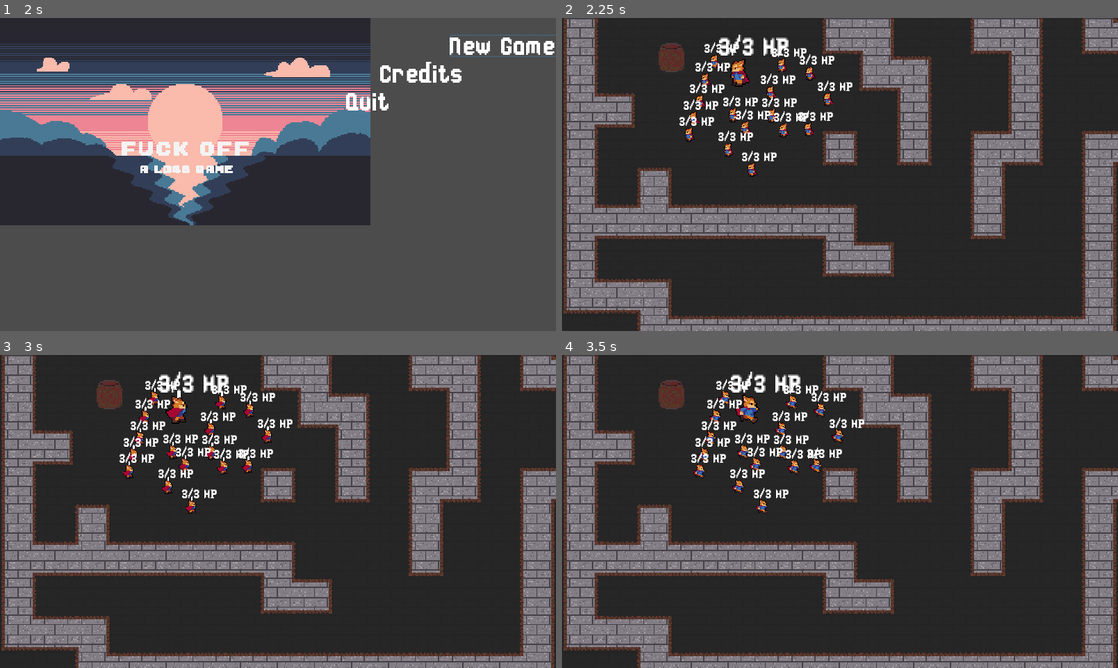
Above: before the commit, frames 1-4 (two rows, left to right).
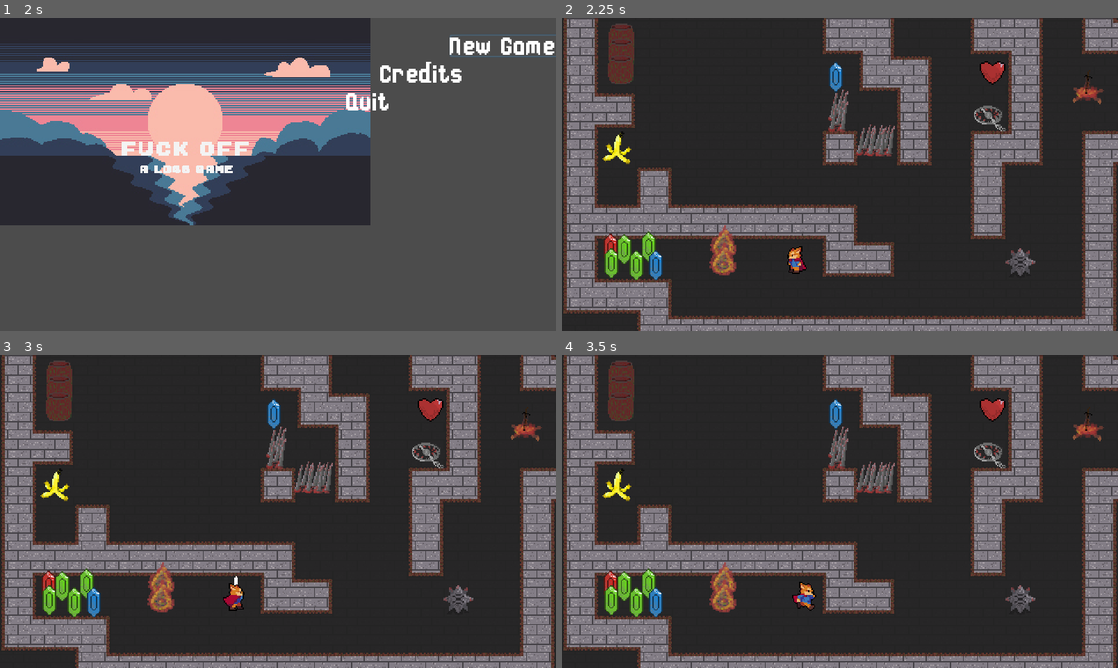
Above: after the commit, the same moments.

Repository: creyD/ludum_dare_46
Game: Godot game, scene res://Menus/TitleScreen/TitleScreen.tscn
Same seed, same stepped clock (60 frames per second), same inputs: the game is played once before the commit and once after it.
Inputs (mouse positions are in pixels of both pictures, inside the frame that each line leads up to):
- Up to frame 1 (2 s): move the mouse to (400, 158) at 0.52 s; hold D (right) 0.53-1.28 s; click (400, 158) at 0.6 s; move the mouse to (166, 190) at 1.27 s; hold S (down) from 1.28 s (still down); tap Space (roll) at 1.35 s
- Up to frame 2 (2.25 s): release S (down) at 2 s; click "New Game" at 2 s
- Up to frame 3 (3 s): tap Enter at 2.75 s; move the mouse to (333, 442) at 2.77 s; hold D (right) from 2.78 s (still down); click (333, 442) at 2.85 s
- Up to frame 4 (3.5 s): keep holding D (right)

Frame 1 is identical in both runs. In frame 2, 8.0% of the frame differs, in the area x 7-98%, y 1-84%; in frame 3, 8.1%; in frame 4, 8.0%.

Commit message:
Merge branch 'devMechanics' into devPlayerStats

Diff:
--- /dev/null
+++ b/src/Bannana.gd
@@ -0,0 +1,5 @@
+extends Node2D
+
+
+func _on_Hurtbox_area_entered(area):
+	queue_free()
--- /dev/null
+++ b/src/Objects/Banana/Banana.tscn
@@ -0,0 +1,29 @@
+[gd_scene load_steps=5 format=2]
+
+[ext_resource path="res://HurtHit_Box/Hurtbox.tscn" type="PackedScene" id=1]
+[ext_resource path="res://Bannana.gd" type="Script" id=2]
+[ext_resource path="res://testSprites/bannane.png" type="Texture" id=3]
+
+[sub_resource type="CapsuleShape2D" id=1]
+radius = 7.54726
+height = 12.1493
+
+[node name="Banana" type="Node2D"]
+script = ExtResource( 2 )
+
+[node name="Sprite" type="Sprite" parent="."]
+position = Vector2( 1.54256, -4.73786 )
+texture = ExtResource( 3 )
+
+[node name="Hurtbox" parent="." instance=ExtResource( 1 )]
+position = Vector2( 1.54256, -4.73786 )
+collision_layer = 32
+collision_mask = 0
+
+[node name="CollisionShape2D" parent="Hurtbox" index="0"]
+position = Vector2( -1.65275, 4.84804 )
+rotation = 1.5708
+shape = SubResource( 1 )
+[connection signal="area_entered" from="Hurtbox" to="." method="_on_Hurtbox_area_entered"]
+
+[editable path="Hurtbox"]
--- /dev/null
+++ b/src/Objects/Bonfire/Bonfire.tscn
@@ -0,0 +1,38 @@
+[gd_scene load_steps=6 format=2]
+
+[ext_resource path="res://HurtHit_Box/Hurtbox.tscn" type="PackedScene" id=1]
+[ext_resource path="res://Bannana.gd" type="Script" id=2]
+[ext_resource path="res://testSprites/Bonfire.png" type="Texture" id=3]
+
+[sub_resource type="CapsuleShape2D" id=1]
+radius = 7.76762
+height = 11.2678
+
+[sub_resource type="CapsuleShape2D" id=2]
+radius = 7.10652
+height = 9.88821
+
+[node name="Bonfire" type="StaticBody2D"]
+script = ExtResource( 2 )
+
+[node name="Sprite" type="Sprite" parent="."]
+position = Vector2( 0.22036, -4.18694 )
+texture = ExtResource( 3 )
+
+[node name="Hurtbox" parent="." instance=ExtResource( 1 )]
+position = Vector2( 1.54256, -4.73786 )
+collision_layer = 8
+collision_mask = 0
+
+[node name="CollisionShape2D" parent="Hurtbox" index="0"]
+position = Vector2( -1.54256, 4.73785 )
+rotation = 1.5708
+shape = SubResource( 1 )
+
+[node name="Body" type="CollisionShape2D" parent="."]
+position = Vector2( -3.8147e-06, 0.110184 )
+rotation = 1.5708
+shape = SubResource( 2 )
+[connection signal="area_entered" from="Hurtbox" to="." method="_on_Hurtbox_area_entered"]
+
+[editable path="Hurtbox"]
--- /dev/null
+++ b/src/Objects/Heart/Heart.tscn
@@ -0,0 +1,29 @@
+[gd_scene load_steps=5 format=2]
+
+[ext_resource path="res://HurtHit_Box/Hurtbox.tscn" type="PackedScene" id=1]
+[ext_resource path="res://Bannana.gd" type="Script" id=2]
+[ext_resource path="res://testSprites/Herz.png" type="Texture" id=3]
+
+[sub_resource type="CapsuleShape2D" id=1]
+radius = 7.43707
+height = 2.89399
+
+[node name="Heart" type="Node2D"]
+script = ExtResource( 2 )
+
+[node name="Sprite" type="Sprite" parent="."]
+position = Vector2( 0.22036, -4.18694 )
+texture = ExtResource( 3 )
+
+[node name="Hurtbox" parent="." instance=ExtResource( 1 )]
+position = Vector2( 1.54256, -4.73786 )
+collision_layer = 32
+collision_mask = 0
+
+[node name="CollisionShape2D" parent="Hurtbox" index="0"]
+position = Vector2( -1.54256, 4.73785 )
+rotation = 1.5708
+shape = SubResource( 1 )
+[connection signal="area_entered" from="Hurtbox" to="." method="_on_Hurtbox_area_entered"]
+
+[editable path="Hurtbox"]
--- /dev/null
+++ b/src/Objects/Rubies/Blue.tscn
@@ -0,0 +1,29 @@
+[gd_scene load_steps=5 format=2]
+
+[ext_resource path="res://HurtHit_Box/Hurtbox.tscn" type="PackedScene" id=1]
+[ext_resource path="res://Bannana.gd" type="Script" id=2]
+[ext_resource path="res://testSprites/blue_Rubi.png" type="Texture" id=3]
+
+[sub_resource type="CapsuleShape2D" id=1]
+radius = 7.43707
+height = 2.89399
+
+[node name="Blue" type="Node2D"]
+script = ExtResource( 2 )
+
+[node name="Sprite" type="Sprite" parent="."]
+position = Vector2( 0.22036, -4.18694 )
+texture = ExtResource( 3 )
+
+[node name="Hurtbox" parent="." instance=ExtResource( 1 )]
+position = Vector2( 1.54256, -4.73786 )
+collision_layer = 32
+collision_mask = 0
+
+[node name="CollisionShape2D" parent="Hurtbox" index="0"]
+position = Vector2( -1.54256, 4.73785 )
+rotation = 1.5708
+shape = SubResource( 1 )
+[connection signal="area_entered" from="Hurtbox" to="." method="_on_Hurtbox_area_entered"]
+
+[editable path="Hurtbox"]
--- /dev/null
+++ b/src/Objects/Rubies/Green.tscn
@@ -0,0 +1,29 @@
+[gd_scene load_steps=5 format=2]
+
+[ext_resource path="res://HurtHit_Box/Hurtbox.tscn" type="PackedScene" id=1]
+[ext_resource path="res://Bannana.gd" type="Script" id=2]
+[ext_resource path="res://testSprites/green_Rubi.png" type="Texture" id=3]
+
+[sub_resource type="CapsuleShape2D" id=1]
+radius = 7.43707
+height = 2.89399
+
+[node name="Green" type="Node2D"]
+script = ExtResource( 2 )
+
+[node name="Sprite" type="Sprite" parent="."]
+position = Vector2( 0.22036, -4.18694 )
+texture = ExtResource( 3 )
+
+[node name="Hurtbox" parent="." instance=ExtResource( 1 )]
+position = Vector2( 1.54256, -4.73786 )
+collision_layer = 32
+collision_mask = 0
+
+[node name="CollisionShape2D" parent="Hurtbox" index="0"]
+position = Vector2( -1.54256, 4.73785 )
+rotation = 1.5708
+shape = SubResource( 1 )
+[connection signal="area_entered" from="Hurtbox" to="." method="_on_Hurtbox_area_entered"]
+
+[editable path="Hurtbox"]
--- /dev/null
+++ b/src/Objects/Rubies/Red.tscn
@@ -0,0 +1,29 @@
+[gd_scene load_steps=5 format=2]
+
+[ext_resource path="res://HurtHit_Box/Hurtbox.tscn" type="PackedScene" id=1]
+[ext_resource path="res://Bannana.gd" type="Script" id=2]
+[ext_resource path="res://testSprites/red_Rubi.png" type="Texture" id=3]
+
+[sub_resource type="CapsuleShape2D" id=1]
+radius = 7.43707
+height = 2.89399
+
+[node name="Red" type="Node2D"]
+script = ExtResource( 2 )
+
+[node name="Sprite" type="Sprite" parent="."]
+position = Vector2( 0.22036, -4.18694 )
+texture = ExtResource( 3 )
+
+[node name="Hurtbox" parent="." instance=ExtResource( 1 )]
+position = Vector2( 1.54256, -4.73786 )
+collision_layer = 32
+collision_mask = 0
+
+[node name="CollisionShape2D" parent="Hurtbox" index="0"]
+position = Vector2( -1.54256, 4.73785 )
+rotation = 1.5708
+shape = SubResource( 1 )
+[connection signal="area_entered" from="Hurtbox" to="." method="_on_Hurtbox_area_entered"]
+
+[editable path="Hurtbox"]
--- /dev/null
+++ b/src/Objects/Traps/Flame.tscn
@@ -0,0 +1,24 @@
+[gd_scene load_steps=5 format=2]
+
+[ext_resource path="res://HurtHit_Box/Hitbox.tscn" type="PackedScene" id=1]
+[ext_resource path="res://Bannana.gd" type="Script" id=2]
+[ext_resource path="res://testSprites/flame.png" type="Texture" id=3]
+
+[sub_resource type="CapsuleShape2D" id=1]
+height = 6.36237
+
+[node name="Flame" type="Node2D"]
+script = ExtResource( 2 )
+
+[node name="Sprite" type="Sprite" parent="."]
+position = Vector2( 0.44072, -6.06005 )
+texture = ExtResource( 3 )
+
+[node name="Hitbox" parent="." instance=ExtResource( 1 )]
+collision_layer = 16
+
+[node name="CollisionShape2D" parent="Hitbox" index="0"]
+rotation = 1.5708
+shape = SubResource( 1 )
+
+[editable path="Hitbox"]
--- /dev/null
+++ b/src/Objects/Traps/Spike.tscn
@@ -0,0 +1,24 @@
+[gd_scene load_steps=5 format=2]
+
+[ext_resource path="res://HurtHit_Box/Hitbox.tscn" type="PackedScene" id=1]
+[ext_resource path="res://Bannana.gd" type="Script" id=2]
+[ext_resource path="res://testSprites/Spike.png" type="Texture" id=3]
+
+[sub_resource type="CapsuleShape2D" id=1]
+height = 6.36237
+
+[node name="Spike" type="Node2D"]
+script = ExtResource( 2 )
+
+[node name="Sprite" type="Sprite" parent="."]
+position = Vector2( 0.220352, -3.63603 )
+texture = ExtResource( 3 )
+
+[node name="Hitbox" parent="." instance=ExtResource( 1 )]
+collision_layer = 16
+
+[node name="CollisionShape2D" parent="Hitbox" index="0"]
+rotation = 1.5708
+shape = SubResource( 1 )
+
+[editable path="Hitbox"]
--- /dev/null
+++ b/src/Objects/Traps/Sting.tscn
@@ -0,0 +1,26 @@
+[gd_scene load_steps=5 format=2]
+
+[ext_resource path="res://HurtHit_Box/Hitbox.tscn" type="PackedScene" id=1]
+[ext_resource path="res://Bannana.gd" type="Script" id=2]
+[ext_resource path="res://testSprites/Sting.png" type="Texture" id=3]
+
+[sub_resource type="CapsuleShape2D" id=1]
+radius = 6.77597
+height = 6.36237
+
+[node name="Sting" type="Node2D"]
+script = ExtResource( 2 )
+
+[node name="Sprite" type="Sprite" parent="."]
+position = Vector2( 0.44072, -9.03499 )
+texture = ExtResource( 3 )
+
+[node name="Hitbox" parent="." instance=ExtResource( 1 )]
+collision_layer = 16
+
+[node name="CollisionShape2D" parent="Hitbox" index="0"]
+position = Vector2( -0.771278, -0.110184 )
+rotation = 1.5708
+shape = SubResource( 1 )
+
+[editable path="Hitbox"]
--- /dev/null
+++ b/src/Objects/Traps/bear.tscn
@@ -0,0 +1,24 @@
+[gd_scene load_steps=5 format=2]
+
+[ext_resource path="res://HurtHit_Box/Hitbox.tscn" type="PackedScene" id=1]
+[ext_resource path="res://Bannana.gd" type="Script" id=2]
+[ext_resource path="res://testSprites/falle.png" type="Texture" id=3]
+
+[sub_resource type="CapsuleShape2D" id=1]
+height = 6.36237
+
+[node name="Bear_trap" type="Node2D"]
+script = ExtResource( 2 )
+
+[node name="Sprite" type="Sprite" parent="."]
+position = Vector2( -7.62939e-06, 0 )
+texture = ExtResource( 3 )
+
+[node name="Hitbox" parent="." instance=ExtResource( 1 )]
+collision_layer = 16
+
+[node name="CollisionShape2D" parent="Hitbox" index="0"]
+rotation = 1.5708
+shape = SubResource( 1 )
+
+[editable path="Hitbox"]
--- a/src/Player/Player.gd
+++ b/src/Player/Player.gd
@@ -11,7 +11,7 @@
 export(int, 0, 500) var FRICTION := 200 # Speed at which the player deaccelarates
 export(int, 0, 500) var ACCELERATION := 450
 # Reference for the current player
-onready var debug_label := $DebugLabel
+
 onready var player_stats := $Stats
 onready var animation_player := $AnimationPlayer
 onready var animation_tree := $AnimationTree
@@ -25,12 +25,9 @@
 
 var movementState = moveState.MOVE
 
-func _debug_update():
-	debug_label.text = str(player_stats.health) + "/" + str(player_stats.max_health) + " HP"
 
 
 func _physics_process(delta):
-	_debug_update()
 	match movementState:
 		moveState.MOVE:
 			movement_move(delta)
@@ -91,3 +88,7 @@
 
 func _on_Hurtbox_area_entered(area):
 	queue_free()
+
+
+func _on_Hitbox_area_entered(area):
+	pass
--- a/src/Player/Player.tscn
+++ b/src/Player/Player.tscn
@@ -1,11 +1,10 @@
-[gd_scene load_steps=55 format=2]
+[gd_scene load_steps=54 format=2]
 
 [ext_resource path="res://Player/Player.gd" type="Script" id=1]
 [ext_resource path="res://Player/Player.png" type="Texture" id=2]
 [ext_resource path="res://HurtHit_Box/Hurtbox.tscn" type="PackedScene" id=3]
 [ext_resource path="res://HurtHit_Box/Hitbox.tscn" type="PackedScene" id=4]
 [ext_resource path="res://Overlap/Stats.tscn" type="PackedScene" id=5]
-[ext_resource path="res://Fonts/Harmonic/Harmonic.ttf" type="DynamicFontData" id=6]
 
 [sub_resource type="CapsuleShape2D" id=1]
 radius = 2.15976
@@ -601,16 +600,16 @@
 [sub_resource type="AnimationNodeStateMachinePlayback" id=45]
 
 [sub_resource type="CapsuleShape2D" id=46]
+radius = 3.36373
+height = 6.59445
+
+[sub_resource type="CapsuleShape2D" id=47]
 radius = 3.40253
-height = 6.72939
-
-[sub_resource type="CapsuleShape2D" id=47]
+height = 0.175497
+
+[sub_resource type="CapsuleShape2D" id=48]
 radius = 4.03497
 height = 6.99104
-
-[sub_resource type="DynamicFont" id=48]
-size = 12
-font_data = ExtResource( 6 )
 
 [node name="Player" type="KinematicBody2D"]
 script = ExtResource( 1 )
@@ -657,13 +656,22 @@
 parameters/roll/blend_position = Vector2( 0.0166494, -0.387619 )
 parameters/run/blend_position = Vector2( 0.0697191, -0.967302 )
 
+[node name="Hitbox" parent="." instance=ExtResource( 4 )]
+position = Vector2( 0, 0.0375252 )
+collision_layer = 0
+collision_mask = 32
+
+[node name="CollisionShape2D" parent="Hitbox" index="0"]
+position = Vector2( 0.420105, -4.84456 )
+shape = SubResource( 46 )
+
 [node name="Hurtbox" parent="." instance=ExtResource( 3 )]
 position = Vector2( 0, 0.0375252 )
 collision_mask = 0
 
 [node name="CollisionShape2D" parent="Hurtbox" index="0"]
-position = Vector2( -0.00503922, -4.92183 )
-shape = SubResource( 46 )
+position = Vector2( 0.0781527, -0.822231 )
+shape = SubResource( 47 )
 
 [node name="Pivot" type="Position2D" parent="."]
 position = Vector2( 0, -4.16248 )
@@ -678,24 +686,15 @@
 
 [node name="CollisionShape2D" parent="Pivot/SwordHitbox" index="0"]
 position = Vector2( 8.43416, 0.0698299 )
-shape = SubResource( 47 )
+shape = SubResource( 48 )
 disabled = true
 
 [node name="Stats" parent="." instance=ExtResource( 5 )]
-max_health = 3
-
-[node name="DebugLabel" type="Label" parent="."]
-margin_left = -8.0
-margin_top = -21.0
-margin_right = 10.0
-margin_bottom = -9.0
-custom_fonts/font = SubResource( 48 )
-text = "BLa"
-__meta__ = {
-"_edit_use_anchors_": false
-}
+[connection signal="area_entered" from="Hitbox" to="." method="_on_Hitbox_area_entered"]
 [connection signal="area_entered" from="Hurtbox" to="." method="_on_Hurtbox_area_entered"]
 
+[editable path="Hitbox"]
+
 [editable path="Hurtbox"]
 
 [editable path="Pivot/SwordHitbox"]
--- a/src/World.tscn
+++ b/src/World.tscn
@@ -1,15 +1,25 @@
-[gd_scene load_steps=6 format=2]
+[gd_scene load_steps=16 format=2]
 
 [ext_resource path="res://Player/Player.tscn" type="PackedScene" id=1]
 [ext_resource path="res://Menus/Startup/Startup.tscn" type="PackedScene" id=2]
 [ext_resource path="res://Maps/Tilesets/Room/tileset_room.tres" type="TileSet" id=3]
 [ext_resource path="res://testSprites/dark.png" type="Texture" id=4]
 [ext_resource path="res://Objects/Barrel/Barrel.tscn" type="PackedScene" id=5]
+[ext_resource path="res://Objects/Banana/Banana.tscn" type="PackedScene" id=6]
+[ext_resource path="res://Objects/Bonfire/Bonfire.tscn" type="PackedScene" id=7]
+[ext_resource path="res://Objects/Traps/Sting.tscn" type="PackedScene" id=8]
+[ext_resource path="res://Objects/Rubies/Blue.tscn" type="PackedScene" id=9]
+[ext_resource path="res://Objects/Traps/bear.tscn" type="PackedScene" id=10]
+[ext_resource path="res://Objects/Heart/Heart.tscn" type="PackedScene" id=11]
+[ext_resource path="res://Objects/Rubies/Red.tscn" type="PackedScene" id=12]
+[ext_resource path="res://Objects/Rubies/Green.tscn" type="PackedScene" id=13]
+[ext_resource path="res://Objects/Traps/Flame.tscn" type="PackedScene" id=14]
+[ext_resource path="res://Objects/Traps/Spike.tscn" type="PackedScene" id=15]
 
 [node name="World" type="Node2D"]
 
 [node name="WallSprite" type="Sprite" parent="."]
-position = Vector2( 98.1828, 136.399 )
+position = Vector2( 101.087, 144.871 )
 texture = ExtResource( 4 )
 region_enabled = true
 region_rect = Rect2( 0, 0, 1280, 720 )
@@ -18,7 +28,7 @@
 tile_set = ExtResource( 3 )
 cell_size = Vector2( 32, 32 )
 format = 1
-tile_data = PoolIntArray( -131063, 47, 0, -131062, 47, 2, -6 …(326 unchanged characters)…  12, 47, 65543, 14, 47, 196612, 15, 47, 7, 65536, 47, 65539, 65544, 47, 196612, 65545, 47, 7, 65548, 47, 65539, 65551, 47, 65539, 131072, 47, 262148, 131073, 47, 196610, 131081, 47, 65539, 131084, 47, 65539, 131087, 47, 65539, 196608, 47, 65539, 196615, 47, 196611, …(769 unchanged characters)…
+tile_data = PoolIntArray( -131063, 47, 0, -131062, 47, 2, -6 …(326 unchanged characters)…  12, 47, 65543, 14, 47, 196612, 15, 47, 196610, 65536, 47, 65539, 65544, 47, 196612, 65545, 47, 7, 65548, 47, 65539, 131072, 47, 262148, 131073, 47, 196610, 131081, 47, 65539, 131084, 47, 65539, 131087, 47, 3, 196608, 47, 65539, 196615, 47, 196611, …(769 unchanged characters)…
 
 [node name="Startup" parent="." instance=ExtResource( 2 )]
 visible = false
@@ -26,73 +36,72 @@
 [node name="YSort" type="YSort" parent="."]
 position = Vector2( 170.007, 112.118 )
 
+[node name="Barrel2" parent="YSort" instance=ExtResource( 5 )]
+position = Vector2( -118.826, -74.2431 )
+
+[node name="Barrel3" parent="YSort" instance=ExtResource( 5 )]
+position = Vector2( -119.425, -59.8735 )
+
 [node name="Barrel" parent="YSort" instance=ExtResource( 5 )]
-position = Vector2( -75.7991, -70.2346 )
+position = Vector2( -118.865, -87.3775 )
 
 [node name="Player" parent="YSort" instance=ExtResource( 1 )]
-position = Vector2( -18.3394, -55.4925 )
+position = Vector2( 30.9156, 105.927 )
 scale = Vector2( 2, 2 )
 
-[node name="Player2" parent="YSort" instance=ExtResource( 1 )]
-position = Vector2( -38.722, -70.0515 )
-ROLL_SPEED = 300
+[node name="Banana" parent="YSort" instance=ExtResource( 6 )]
+position = Vector2( -121.577, 4.57831 )
 
-[node name="Player3" parent="YSort" instance=ExtResource( 1 )]
-position = Vector2( -46.8102, -53.8748 )
-ROLL_SPEED = 300
+[node name="Bonfire" parent="YSort" instance=ExtResource( 7 )]
+position = Vector2( 283.515, -47.7461 )
 
-[node name="Player4" parent="YSort" instance=ExtResource( 1 )]
-position = Vector2( -51.3397, -35.4335 )
-ROLL_SPEED = 300
+[node name="Sting" parent="YSort" instance=ExtResource( 8 )]
+position = Vector2( 68.6066, -28.1109 )
 
-[node name="Player5" parent="YSort" instance=ExtResource( 1 )]
-position = Vector2( -56.8398, -20.8745 )
-ROLL_SPEED = 300
+[node name="Sting2" parent="YSort" instance=ExtResource( 8 )]
+position = Vector2( 68.6066, -18.9158 )
 
-[node name="Player6" parent="YSort" instance=ExtResource( 1 )]
-position = Vector2( -60.7221, -6.96263 )
-ROLL_SPEED = 300
+[node name="Sting3" parent="YSort" instance=ExtResource( 8 )]
+position = Vector2( 108.936, 2.03768 )
 
-[node name="Player7" parent="YSort" instance=ExtResource( 1 )]
-position = Vector2( -27.0748, 6.30219 )
-ROLL_SPEED = 300
+[node name="Sting4" parent="YSort" instance=ExtResource( 8 )]
+position = Vector2( 92.0694, 1.87637 )
 
-[node name="Player8" parent="YSort" instance=ExtResource( 1 )]
-position = Vector2( 10.7785, -23.1393 )
-ROLL_SPEED = 300
+[node name="Sting5" parent="YSort" instance=ExtResource( 8 )]
+position = Vector2( 101.981, 2.46786 )
 
-[node name="Player9" parent="YSort" instance=ExtResource( 1 )]
-position = Vector2( 20.808, -10.5215 )
-ROLL_SPEED = 300
+[node name="Flame2" parent="YSort" instance=ExtResource( 14 )]
+position = Vector2( -31.1322, 103.722 )
 
-[node name="Player10" parent="YSort" instance=ExtResource( 1 )]
-position = Vector2( -22.8689, -23.7863 )
-ROLL_SPEED = 300
+[node name="Bear_trap" parent="YSort" instance=ExtResource( 10 )]
+position = Vector2( 197.579, -28.4036 )
 
-[node name="Player11" parent="YSort" instance=ExtResource( 1 )]
-position = Vector2( 9.80794, -43.1983 )
-ROLL_SPEED = 300
+[node name="Flame" parent="YSort" instance=ExtResource( 14 )]
+position = Vector2( -30.7141, 88.6697 )
 
-[node name="Player12" parent="YSort" instance=ExtResource( 1 )]
-position = Vector2( 42.1612, -11.4921 )
-ROLL_SPEED = 300
+[node name="Spike" parent="YSort" instance=ExtResource( 15 )]
+position = Vector2( 225.593, 102.049 )
 
-[node name="Player13" parent="YSort" instance=ExtResource( 1 )]
-position = Vector2( 58.9849, -37.3747 )
-ROLL_SPEED = 300
+[node name="Red" parent="YSort" instance=ExtResource( 12 )]
+position = Vector2( -128.136, 91.1784 )
 
-[node name="Player14" parent="YSort" instance=ExtResource( 1 )]
-position = Vector2( 43.4553, -59.6984 )
-ROLL_SPEED = 300
+[node name="Green" parent="YSort" instance=ExtResource( 13 )]
+position = Vector2( -105.975, 105.394 )
 
-[node name="Player15" parent="YSort" instance=ExtResource( 1 )]
-position = Vector2( -6.69225, 23.4494 )
-ROLL_SPEED = 300
+[node name="Blue" parent="YSort" instance=ExtResource( 9 )]
+position = Vector2( -89.2507, 105.394 )
 
-[node name="Player16" parent="YSort" instance=ExtResource( 1 )]
-position = Vector2( 19.1904, -66.4926 )
-ROLL_SPEED = 300
+[node name="Green2" parent="YSort" instance=ExtResource( 13 )]
+position = Vector2( -95.5225, 89.5059 )
 
-[node name="Player17" parent="YSort" instance=ExtResource( 1 )]
-position = Vector2( -12.1923, -12.4627 )
-ROLL_SPEED = 300
+[node name="Green3" parent="YSort" instance=ExtResource( 13 )]
+position = Vector2( -127.718, 103.722 )
+
+[node name="Green4" parent="YSort" instance=ExtResource( 13 )]
+position = Vector2( -116.428, 91.5965 )
+
+[node name="Heart" parent="YSort" instance=ExtResource( 11 )]
+position = Vector2( 201.342, -60.5988 )
+
+[node name="Blue2" parent="YSort" instance=ExtResource( 9 )]
+position = Vector2( 66.0861, -56.9466 )
Binary file added: src/testSprites/Bonfire.png
Not shown, added: src/testSprites/Bonfire.png.import
Binary file added: src/testSprites/Spike.png
Not shown, added: src/testSprites/Spike.png.import
Not shown, added: src/testSprites/Stacheln.png.import
Binary file added: src/testSprites/Sting.png
Not shown, added: src/testSprites/Sting.png.import
